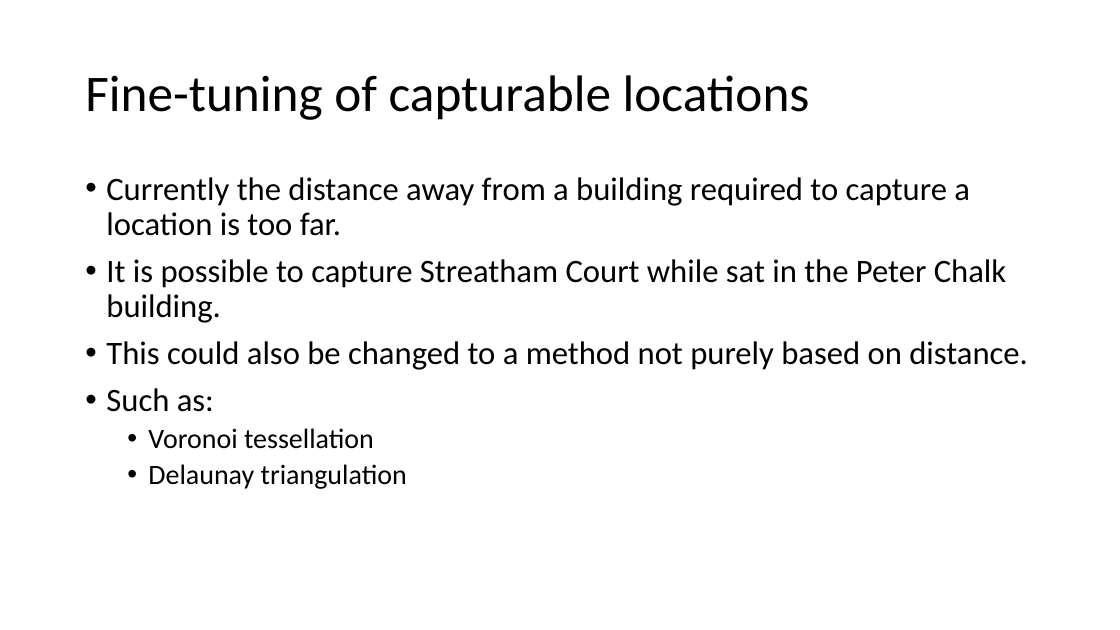
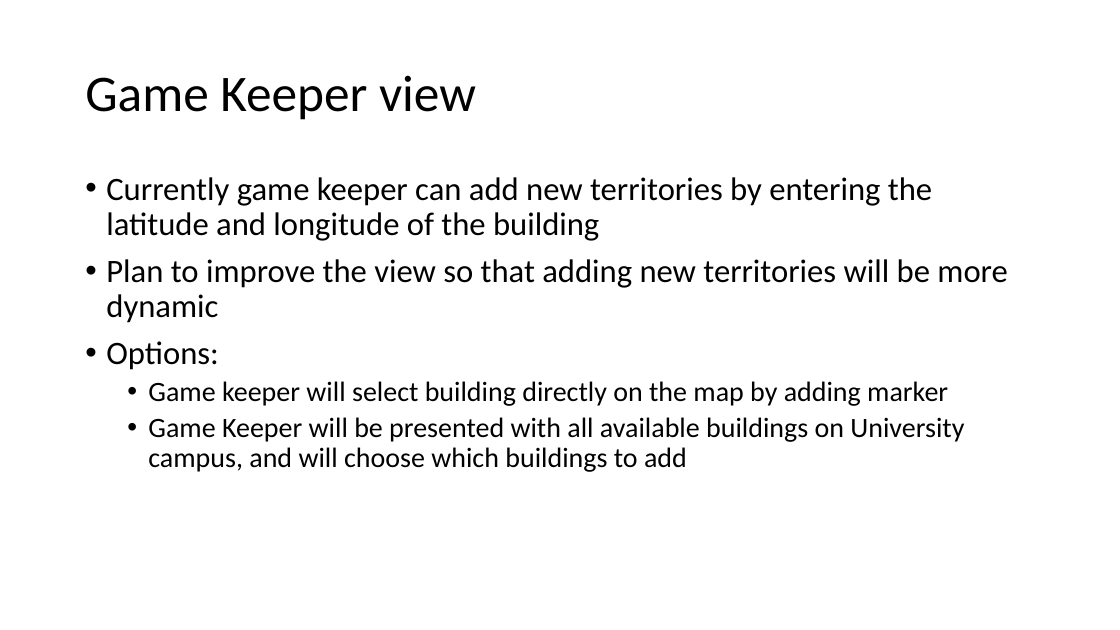
Before and after one commit to Dias2406/king-of-uni, a slide deck: slide 5 of Future developments.pptx. Drawn at 1120x630 pixels with LibreOffice and Linux fonts; fonts in the diff are those of the drawing. Boxes give left, top, right and bottom in pixels: in the first picture for what was removed or moved away, otherwise in the second. Text is boxed around its words. In the diff, an @@ line names an element or a change of style, - is before the commit and + after.

```diff
--- a/Future developments.pptx
+++ b/Future developments.pptx
@@ title at box(85, 75, 476, 120): text changed @@
-Fine-tuning of capturable locations
+Game Keeper view
@@ text at box(106, 177, 1007, 472): text changed; size 28 to 24 pt @@
-• Currently the distance away from a building required to capture a location is too far.
-• It is possible to capture Streatham Court while sat in the Peter Chalk building.
-• This could also be changed to a method not purely based on distance.
-• Such as:
-  • Voronoi tessellation
-  • Delaunay triangulation
+• Currently game keeper can add new territories by entering the latitude and longitude of the building
+• Plan to improve the view so that adding new territories will be more dynamic
+• Options:
+  • Game keeper will select building directly on the map by adding marker
+  • Game Keeper will be presented with all available buildings on University campus, and will choose which buildings to add
```
Also in this commit, not shown: 3 other slides changed.
